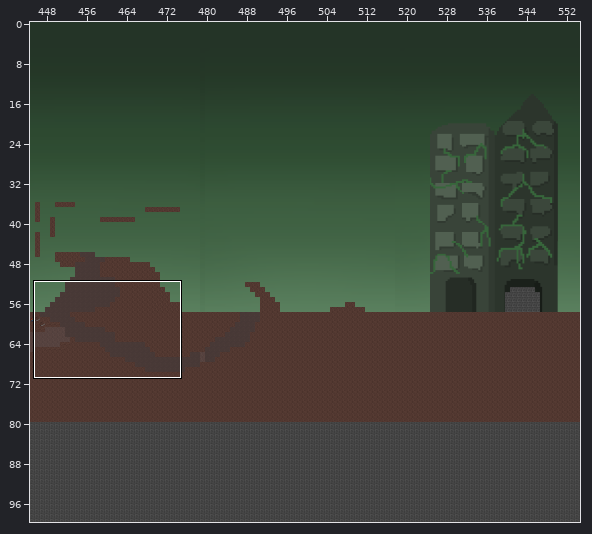
An edit to a level. Tiled map (JSON), 2026_ID_Floioide/data/maps/map.tmj. Above: a wide view before the commit, with the close-up outlined.
Close-up. Earlier state:
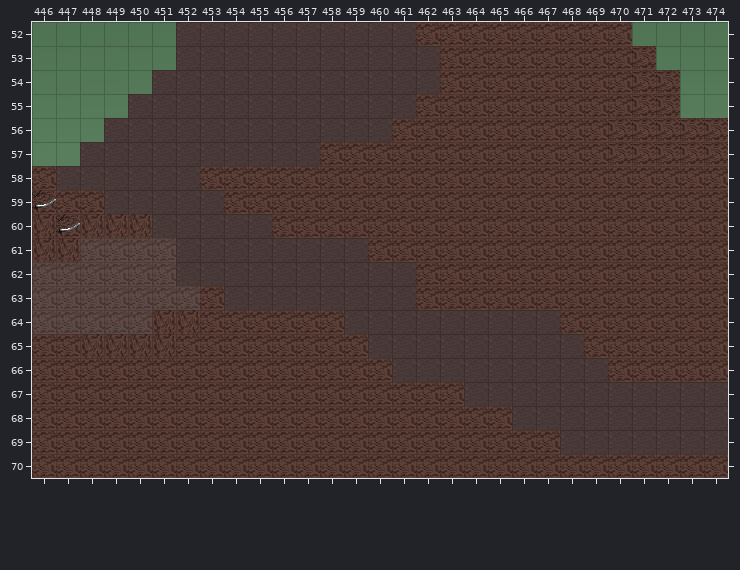
Cells are 32x32 px. Shown: x 446..474, y 52..70. The commit also changed other parts of the map, which this record leaves out.
New version:
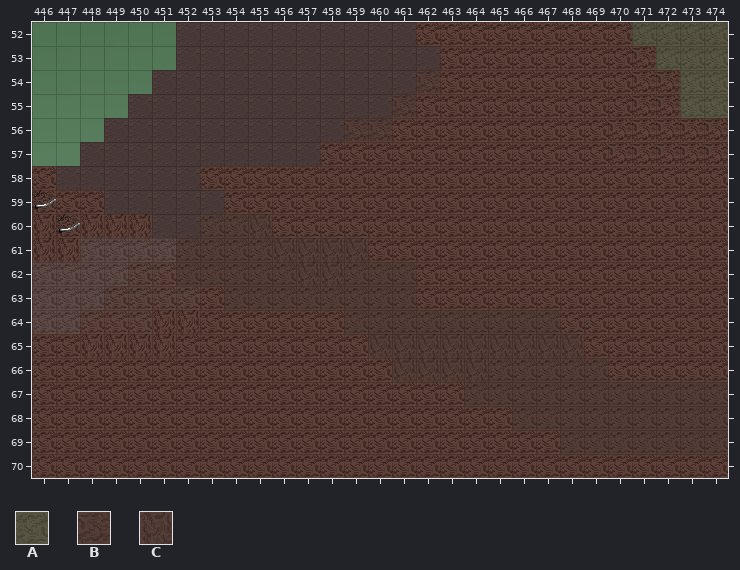
Key: from "tile": A 2, B 3, C 5.
_ is an empty cell.
Tiles of an added or newly shown layer are drawn over the layers below it.
See-through tiles are keyed as they look on the map.
Change:
{"where": "layer \"back-ground arbre etc\" (added)"}
{"y":52,"x":471,"old":"____","new":"AAAA"}
{"y":53,"x":472,"old":"___","new":"AAA"}
{"y":54,"x":462,"old":"_","new":"B"}
{"y":54,"x":473,"old":"__","new":"AA"}
{"y":55,"x":461,"old":"_","new":"B"}
{"y":55,"x":473,"old":"__","new":"AA"}
{"y":56,"x":459,"old":"__","new":"BB"}
{"y":60,"x":455,"old":"_","new":"C"}
{"y":61,"x":456,"old":"____","new":"CCCC"}
{"y":62,"x":457,"old":"__","new":"CC"}
{"y":65,"x":460,"old":"_________","new":"CCCCCCCCC"}
{"y":66,"x":461,"old":"____","new":"CCCC"}
{"label":"added","picture_box":[632,22,728,118]}
{"label":"added","picture_box":[344,70,440,142]}
{"label":"added","picture_box":[248,214,368,286]}
{"label":"added","picture_box":[368,334,584,382]}
